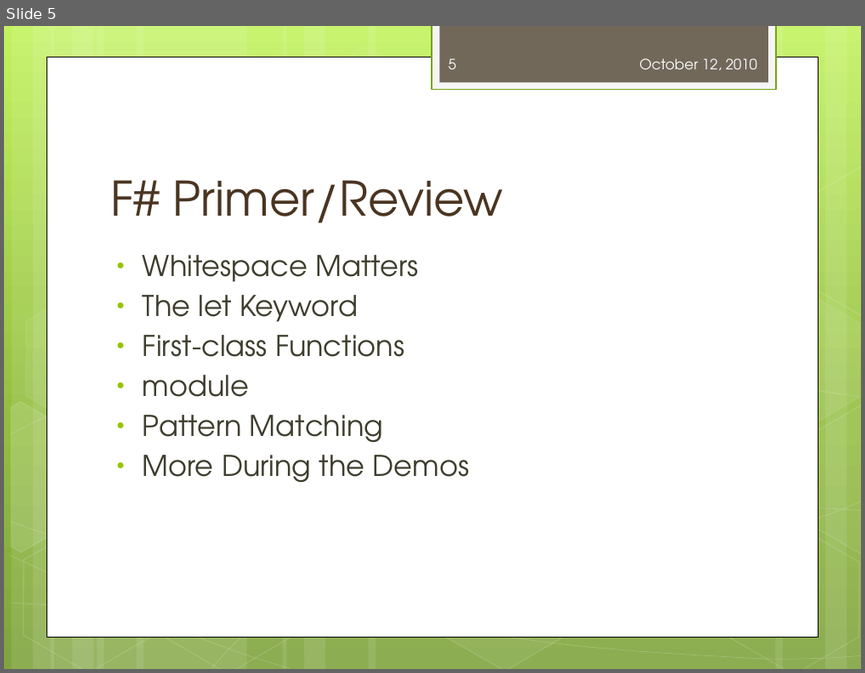
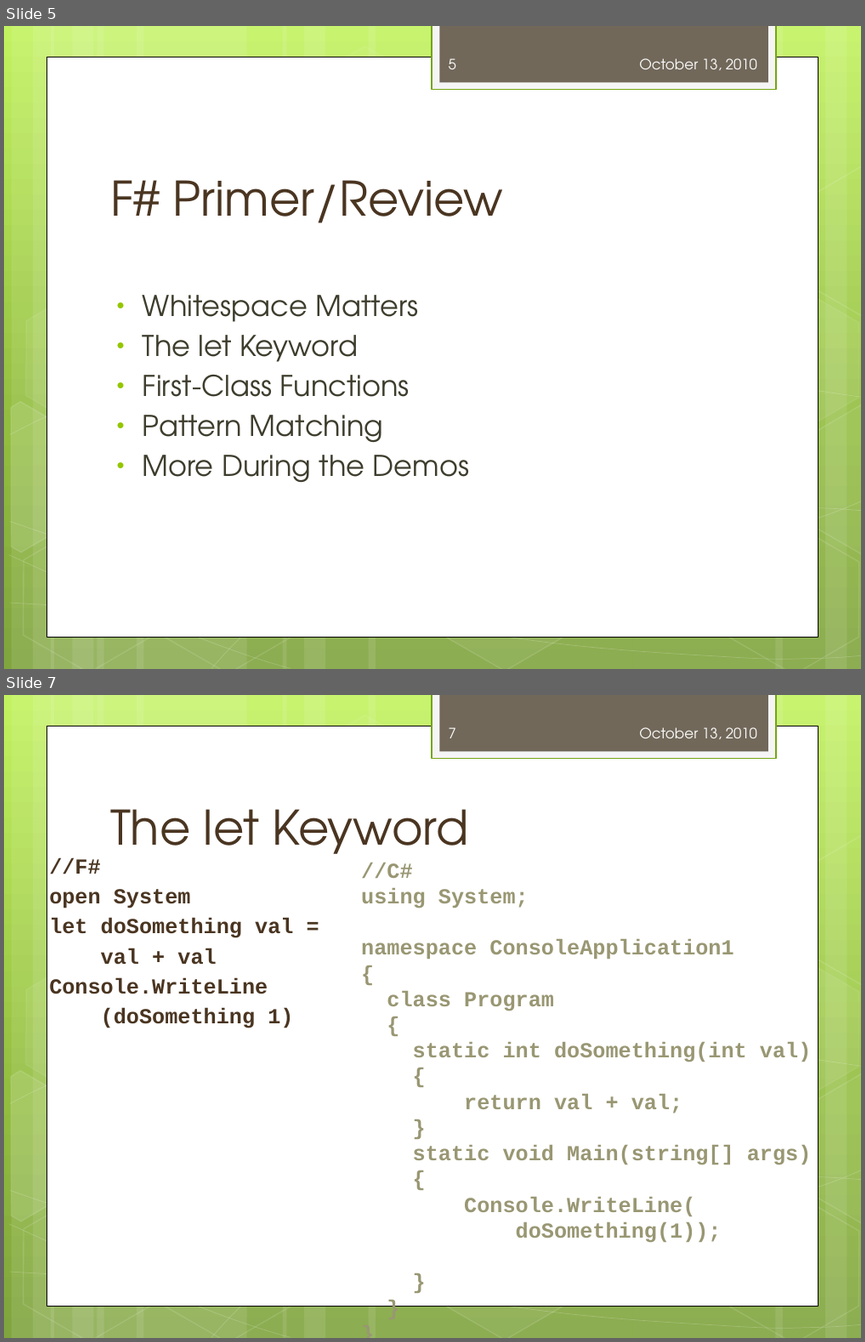
Before and after one commit to dmohl/GettingStartedWithWebDevInFSharpPresentation, a slide deck: Getting Started with Web Development in F#.pptx. Shown one above the other, each under a label of ours: slide 5 before the commit, slides 5 and 7 after it; the slides between them are not shown. The pictures are 865x673 and 865x1342 pixels, drawn with LibreOffice and Linux fonts; fonts in the diff are those of the drawing. Boxes give left, top, right and bottom in pixels: in the first picture for what was removed or moved away, otherwise in the second. Text is boxed around its words. In the diff, an @@ line names an element or a change of style, - is before the commit and + after.

```diff
--- a/Getting Started with Web Development in F#.pptx
+++ b/Getting Started with Web Development in F#.pptx
@@ slide 7 added at <box>4,695,861,1338</box>, background gradient #C3F35F to #93BF3F to #81A53E; not listed: 31 template elements that a slide beside it also shows @@
@@ page number added at <box>449,727,456,738</box>, 12 pt, text #FEFEFE @@
+7
@@ text added at <box>639,727,757,739</box>, 12 pt, text #FEFEFE @@
+October 13, 2010
@@ title added at <box>110,809,468,867</box>, 40 pt, text #4A3622 @@
+The let Keyword
@@ text added at <box>49,857,293,1028</box>, 18 pt, text #4A3622, bold @@
+//F#
+open System
+let doSomething val =
+val + val
+Console.WriteLine
+(doSomething 1)
@@ text added at <box>361,862,812,1242</box>, 18 pt, text #999773, bold @@
+//C#
+using System;
+namespace ConsoleApplication1
+{
+class Program
+{
+static int doSomething(int val)
+{
+return val + val;
+}
+static void Main(string[] args)
+{
+Console.WriteLine(
+doSomething(1));
+}
+}
+}
@@ slide 5 changed as well @@
@@ text at <box>639,58,757,70</box>: text changed @@
-October 12, 2010
+October 13, 2010
@@ text at <box>143,374,409,397</box>: text changed @@
-• First-class Functions
-• module
+• First-Class Functions
```
Also in this commit, not shown: 11 other slides changed, 3 other slides added, 5 slides removed.
